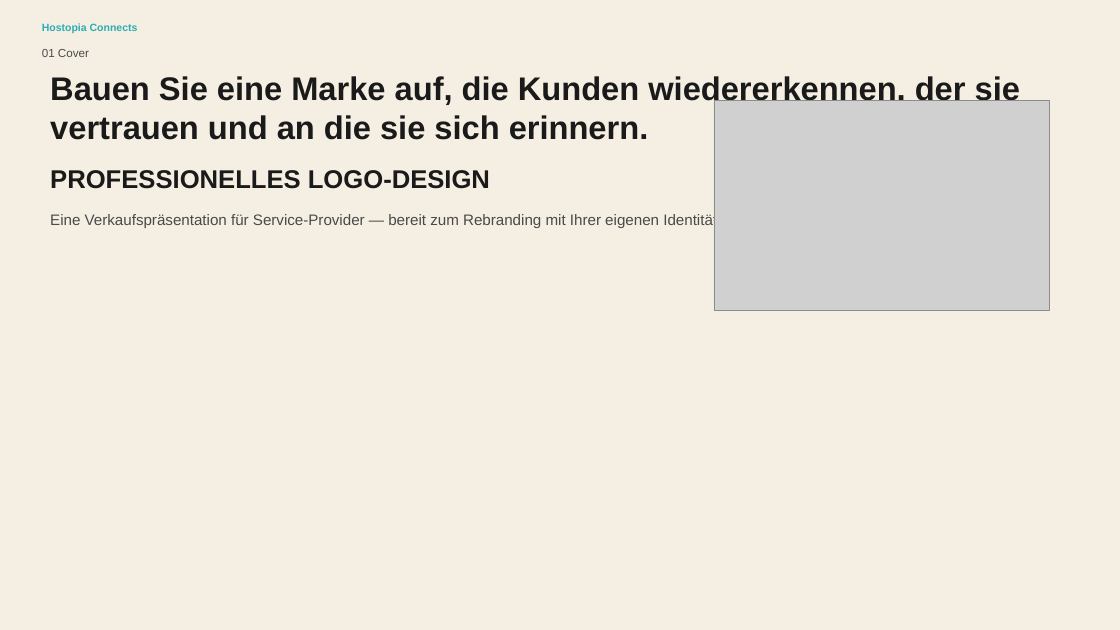
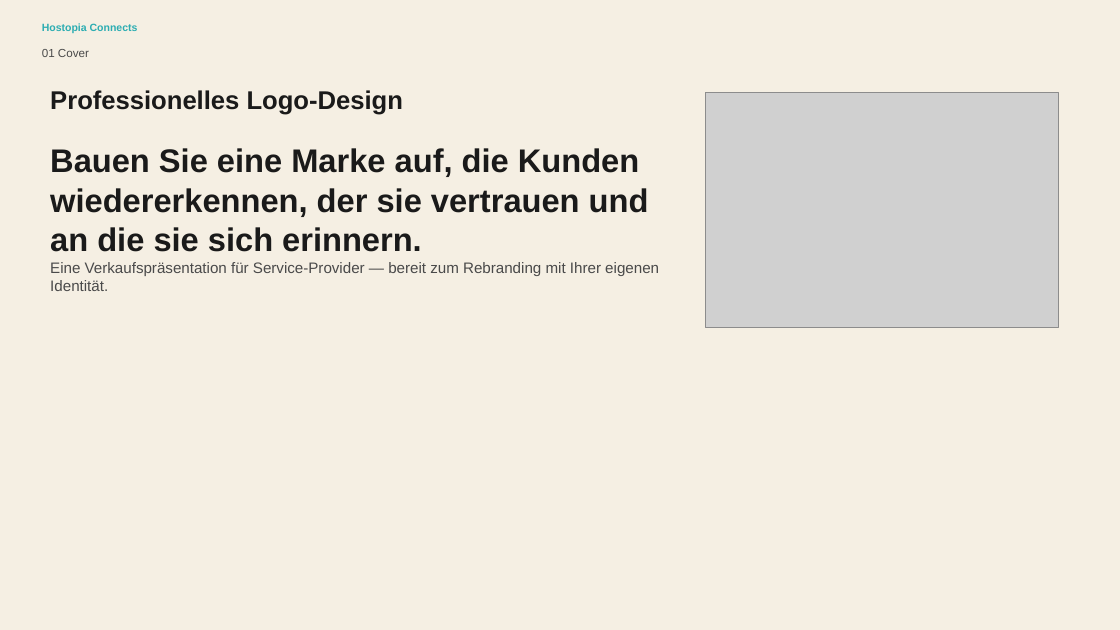
Before and after one commit to ginocardenas-cpu/hostopiaconnects, a slide deck: slide 1 of public/assets/editable/professional-logo-design-sales-presentation-2/de/Professional Logo Design Sales Presentation - de.pptx. Drawn at 1120x630 pixels with LibreOffice and Linux fonts; fonts in the diff are those of the drawing; grey boxes stand for pictures. Boxes give left, top, right and bottom in pixels: in the first picture for what was removed or moved away, otherwise in the second. Text is boxed around its words. In the diff, an @@ line names an element or a change of style, - is before the commit and + after.

```diff
--- a/public/assets/editable/professional-logo-design-sales-presentation-2/de/Professional Logo Design Sales Presentation - de.pptx
+++ b/public/assets/editable/professional-logo-design-sales-presentation-2/de/Professional Logo Design Sales Presentation - de.pptx
@@ text "Professionelles Logo-Design" at (50,90,403,115): vertical alignment middle to top @@
@@ text at (50,90,403,115): text changed @@
-PROFESSIONELLES LOGO-DESIGN
+Professionelles Logo-Design
@@ picture: place and size @@
-picture at (714,101,1050,311)
+picture at (706,92,1059,328)
@@ text "Bauen Sie eine Marke auf, ...": place and size @@
-text "Bauen Sie eine Marke auf, ..." at (50,76,1020,140)
+text "Bauen Sie eine Marke auf, ..." at (50,148,649,252)
@@ text "Bauen Sie eine Marke auf, ..." at (50,148,649,252): vertical alignment middle to top @@
@@ text "Eine Verkaufspräsentation für Service-Provider — ..." rewrapped from (50,212,721,228) to (50,262,659,291) @@
```
Also in this commit, not shown: 12 other slides changed, 37 other files.
